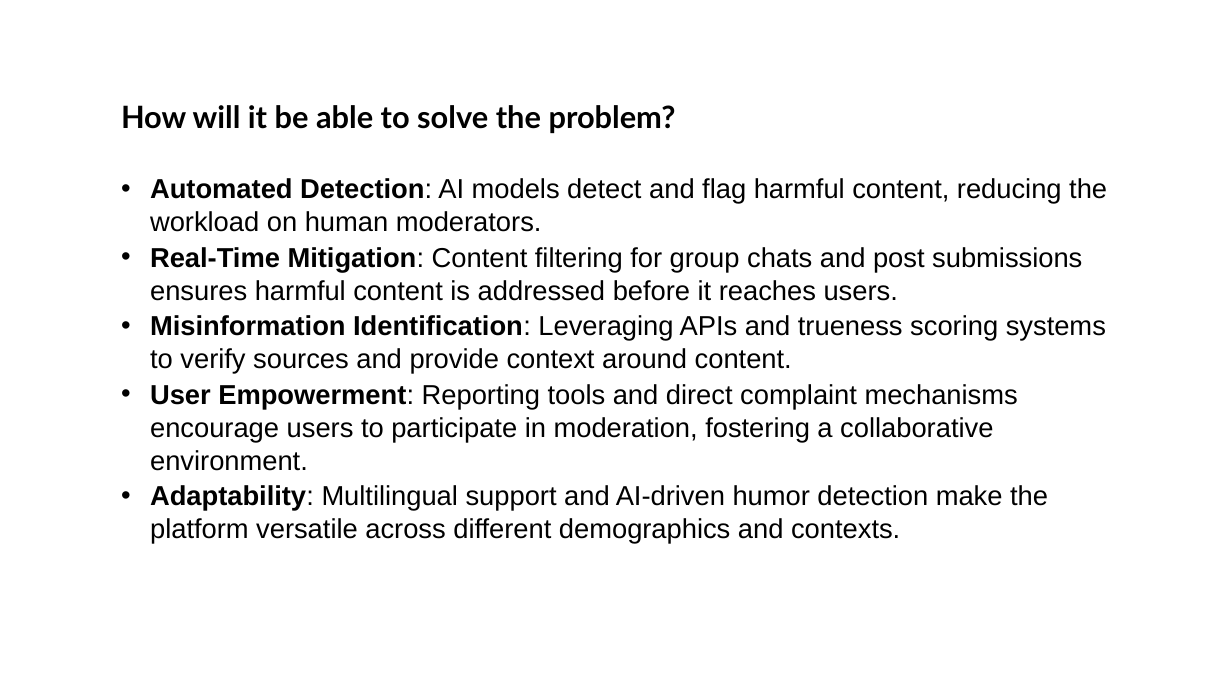
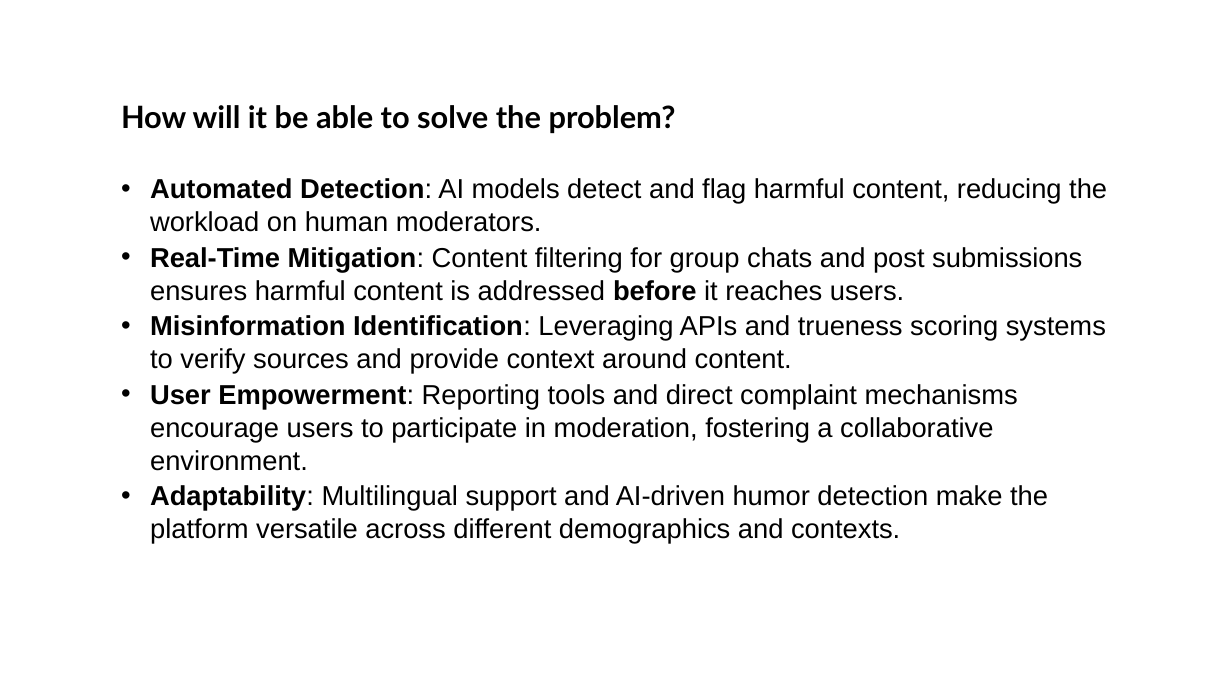
Before and after one commit to ramsai-kolli/safe-cyber, a slide deck: slide 5 of basic info/The OG Coders .pptx. Drawn at 1232x693 pixels with LibreOffice and Linux fonts; fonts in the diff are those of the drawing; background and template pictures are left out. Boxes give left, top, right and bottom in pixels: in the first picture for what was removed or moved away, otherwise in the second. Text is boxed around its words. In the diff, an @@ line names an element or a change of style, - is before the commit and + after.

```diff
--- a/basic info/The OG Coders .pptx
+++ b/basic info/The OG Coders .pptx
@@ text at [150,247,1082,301]: bold on in "before" @@
```
Also in this commit, not shown: 8 other slides changed, 1 slide added.
